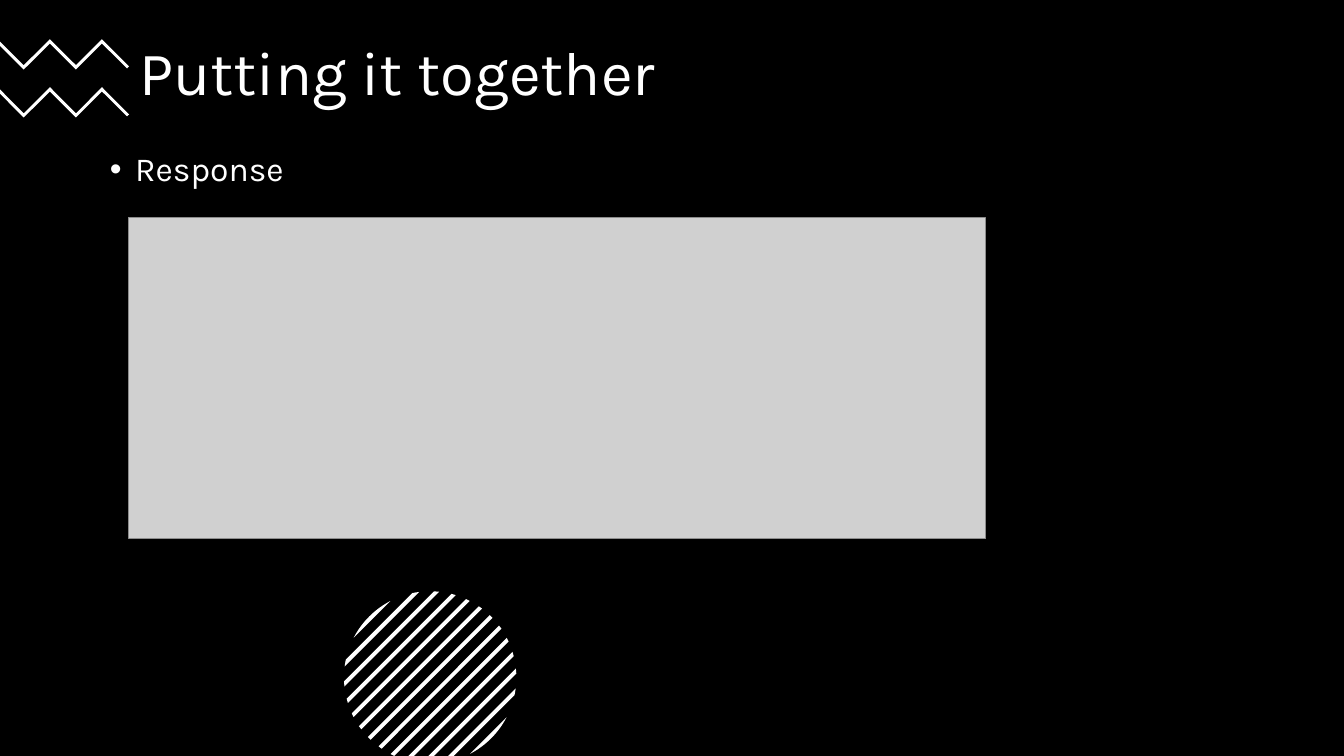
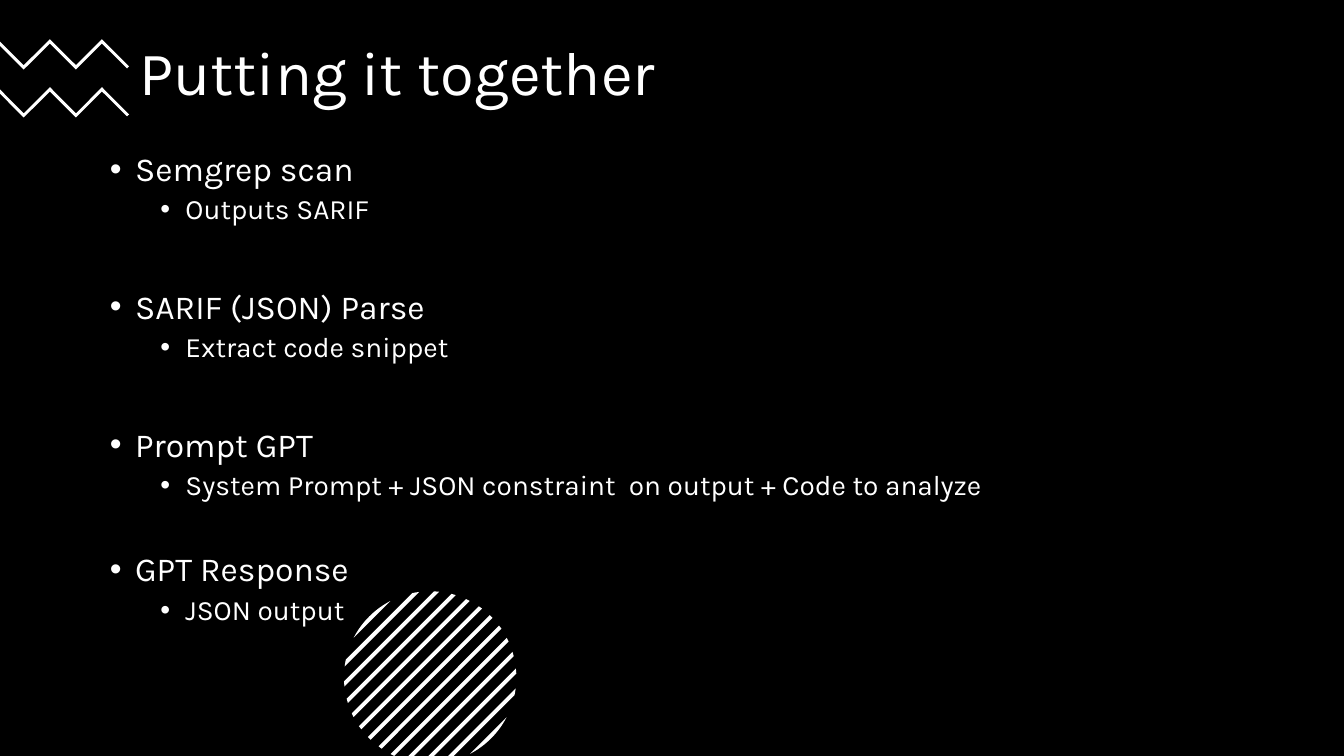
Before and after one commit to 247arjun/dc32-sast-workshop, a slide deck: slide 59 of BSides-Seattle-2026-Workshop.pptx (slide 60 before the commit). Drawn at 1344x756 pixels with LibreOffice and Linux fonts; fonts in the diff are those of the drawing; grey boxes stand for pictures. Boxes give left, top, right and bottom in pixels: in the first picture for what was removed or moved away, otherwise in the second. Text is boxed around its words. In the diff, an @@ line names an element or a change of style, - is before the commit and + after.

```diff
--- a/BSides-Seattle-2026-Workshop.pptx
+++ b/BSides-Seattle-2026-Workshop.pptx
@@ text at [135, 159, 981, 589]: text changed; size 24 to 20 pt @@
-• Response
+• Semgrep scan
+  • Outputs SARIF
+• SARIF (JSON) Parse
+  • Extract code snippet
+• Prompt GPT
+  • System Prompt + JSON constraint on output + Code to analyze
+• GPT Response
+  • JSON output
@@ picture removed at [129, 218, 986, 539] @@
```
Also in this commit, not shown: 1 other slide changed, 6 slides added, 4 other files.
